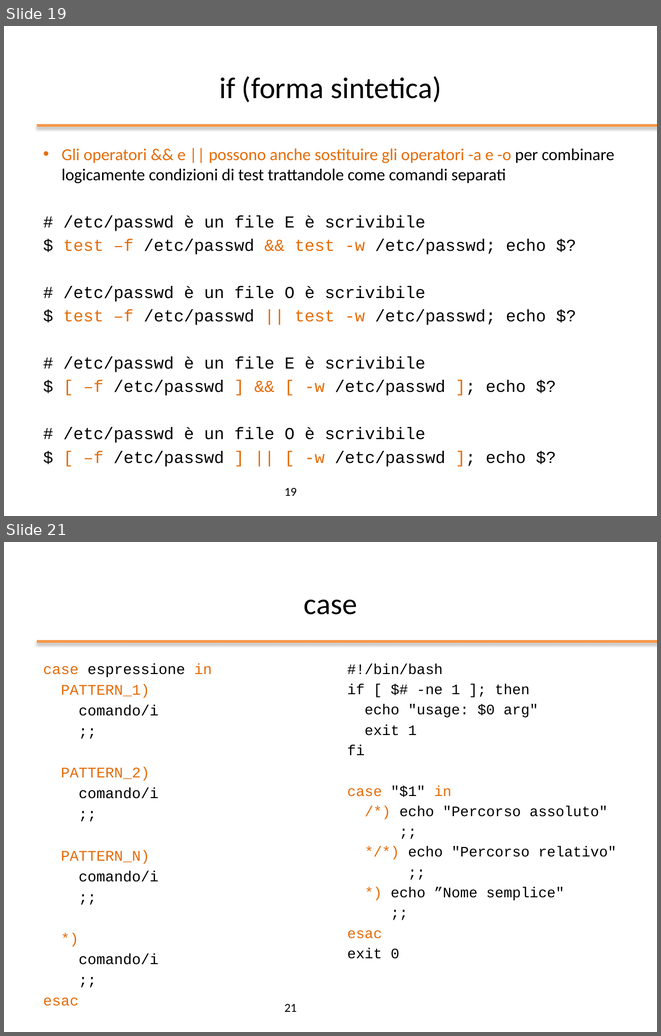
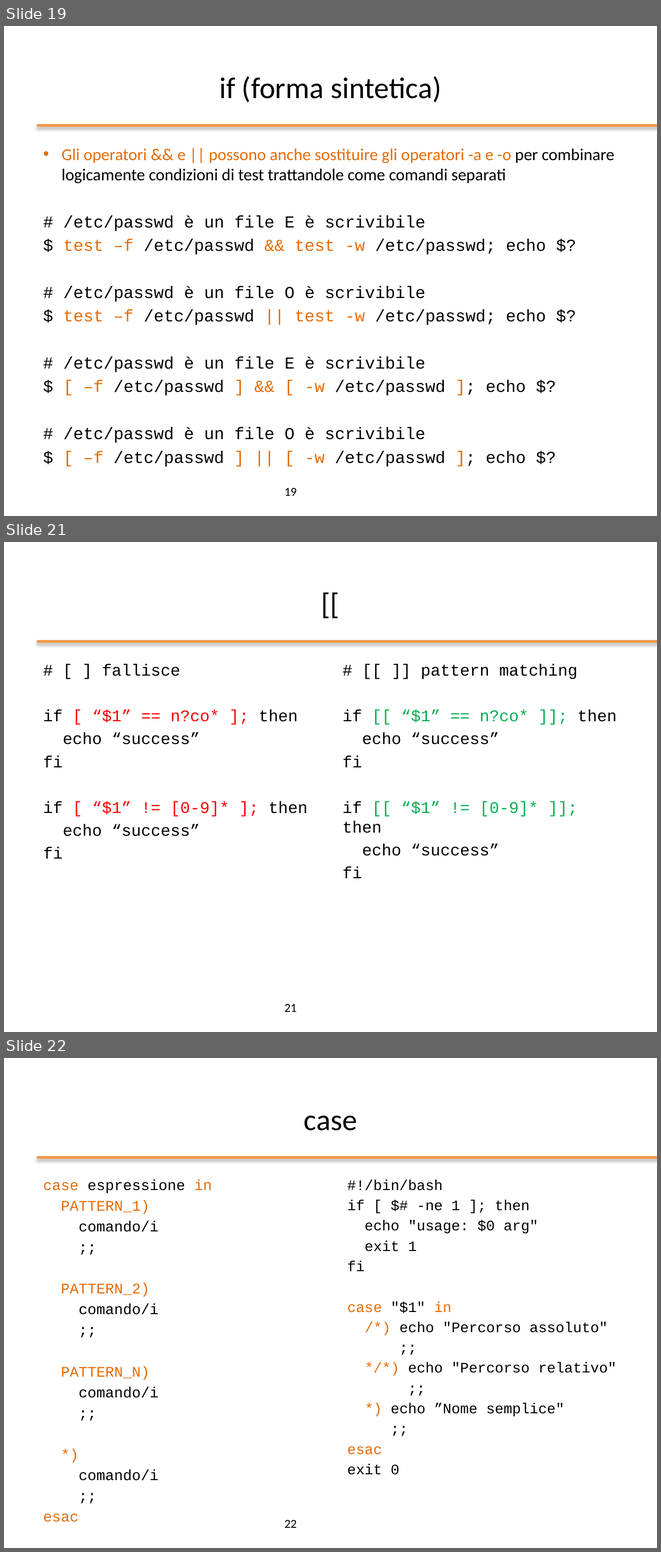
Before and after one commit to nbicocchi/operatingsystemsbsc, a slide deck: slides/ppt/03_Bash Scripting.pptx. Shown one above the other, each under a label of ours: slides 19 and 21 before the commit, slides 19, 21 and 22 after it; the slides between them are not shown. The pictures are 661x1036 and 661x1552 pixels, drawn with LibreOffice and Linux fonts; fonts in the diff are those of the drawing; background and template pictures are left out. Boxes give left, top, right and bottom in pixels: in the first picture for what was removed or moved away, otherwise in the second. Text is boxed around its words. In the diff, an @@ line names an element or a change of style, - is before the commit and + after.

```diff
--- a/slides/ppt/03_Bash Scripting.pptx
+++ b/slides/ppt/03_Bash Scripting.pptx
@@ slide 21 added at <box>4,542,657,1032</box>, background #FFFFFF; not listed: 1 template element that a slide beside it also shows @@
@@ title added at <box>37,562,624,643</box>, 33 pt, text #000000 @@
+[[
@@ text added at <box>43,664,308,858</box>, 18 pt, text #000000 @@
+# [ ] fallisce
+if [ “$1” == n?co* ]; then
+echo “success”
+fi
+if [ “$1” != [0-9]* ]; then
+echo “success”
+fi
@@ text added at <box>343,664,617,878</box>, 18 pt, text #000000 @@
+# [[ ]] pattern matching
+if [[ “$1” == n?co* ]]; then
+echo “success”
+fi
+if [[ “$1” != [0-9]* ]]; then
+echo “success”
+fi
@@ page number added at <box>284,1004,297,1012</box>, 13.5 pt, text #000000 @@
+21
@@ what was slide 21 is now slide 22 @@
@@ page number at <box>284,1520,297,1528</box>: text changed @@
-21
+22
```
Also in this commit, not shown: 1 slide changed, 1 other slide added, 1 other file.
